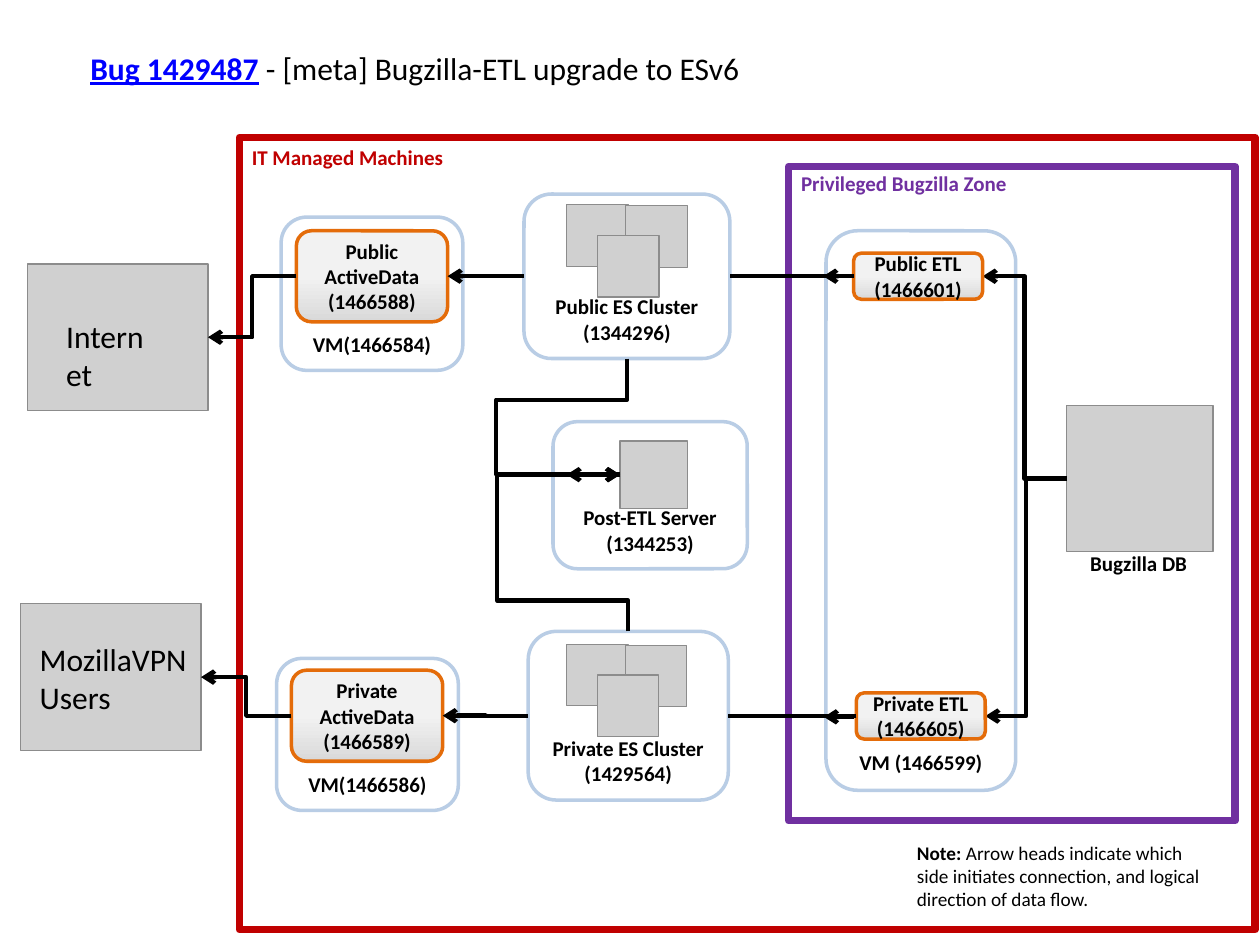
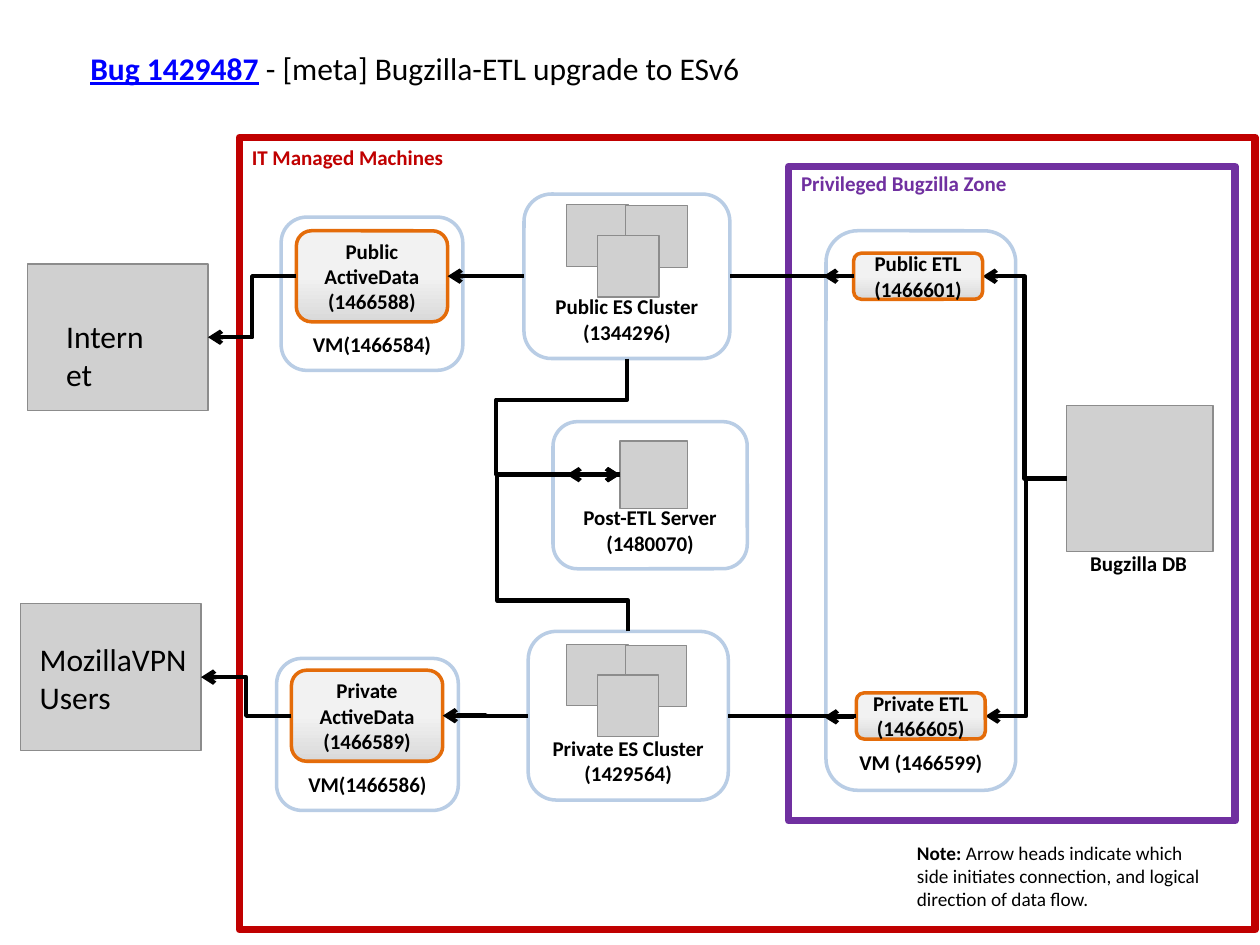
Before and after one commit to mozilla/Bugzilla-ETL, a slide deck: slide 1 of docs/Architecture_2018.pptx. Drawn at 1260x945 pixels with LibreOffice and Linux fonts; fonts in the diff are those of the drawing; grey boxes stand for pictures. Boxes give left, top, right and bottom in pixels: in the first picture for what was removed or moved away, otherwise in the second. Text is boxed around its words. In the diff, an @@ line names an element or a change of style, - is before the commit and + after.

Commit message:
update image

```diff
--- a/docs/Architecture_2018.pptx
+++ b/docs/Architecture_2018.pptx
@@ text in rounded rectangle at [583, 508, 717, 554]: text changed @@
-Post-ETL Server
-(1344253)
+Post-ETL Server
+(1480070)
```
